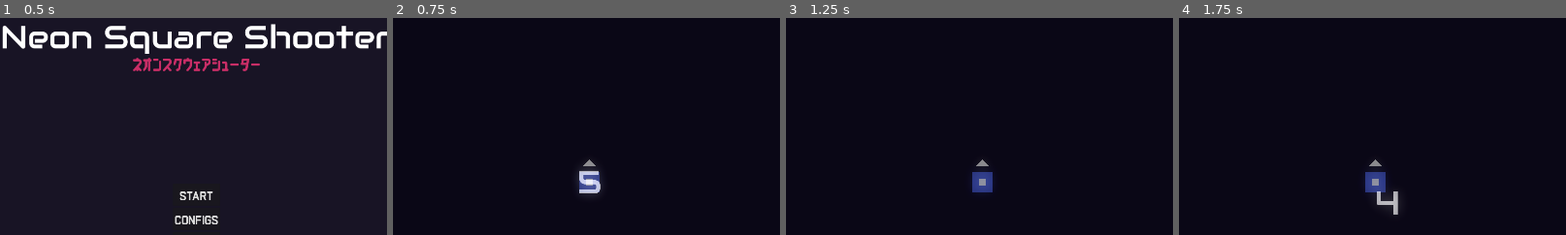
Above: before the commit, frames 1-4 (left to right).
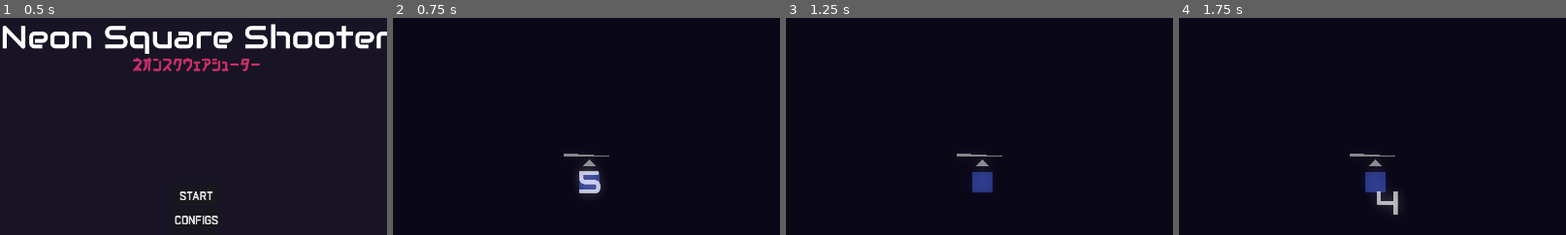
Above: after the commit, the same moments.

Repository: matheusmondenez/my-first-platform-game
Game: Godot game, scene res://wave_shooter/ui/main_menu.tscn
Two runs of this game, one before a commit and one after it. Both use one fixed random seed, a clock stepped at 60 frames per second and the inputs below.
Inputs (mouse positions are % of the whole screen's width and height, from its top left):
- Up to frame 1 (0.5 s): no input
- Up to frame 2 (0.75 s): click "START" at 0.5 s
- Up to frame 3 (1.25 s): no input
- Up to frame 4 (1.75 s): tap Enter at 1.25 s; move the mouse to (72, 45) at 1.27 s; press the mouse at (72, 45) at 1.28 s; hold D (right) from 1.28 s (still down); tap W (up) at 1.52, 1.55 s
The pictures show only the part of the screen within x 25-75%, y 12-62%; the shares and areas given below are measured in that part.

Frame 1 is identical in both runs. In frame 2, 0.2% of the frame differs, in the area x 44-56%, y 62-78%; in frame 3, 0.2%; in frame 4, 0.2%.

Commit message:
creates slash power

Diff:
--- a/wave_shooter/entities/player/player.tscn
+++ b/wave_shooter/entities/player/player.tscn
@@ -6,6 +6,7 @@
 [ext_resource type="PackedScene" uid="uid://w7tys8q5tlwc" path="res://wave_shooter/fx/trail.tscn" id="3_nie46"]
 [ext_resource type="PackedScene" uid="uid://cjdg35cmqwkjj" path="res://wave_shooter/entities/player/muzzle.tscn" id="4_atk27"]
 [ext_resource type="Shader" path="res://wave_shooter/shaders/glitch.gdshader" id="5_iwlhq"]
+[ext_resource type="PackedScene" uid="uid://c53ewfmhm6ic0" path="res://wave_shooter/entities/power_ups/slash.tscn" id="7_snghd"]
 
 [sub_resource type="RectangleShape2D" id="RectangleShape2D_82fus"]
 size = Vector2(48, 48)
@@ -111,6 +112,7 @@
 one_shot = true
 
 [node name="PixelOrb" type="Sprite2D" parent="."]
+visible = false
 
 [node name="Polygon" type="Polygon2D" parent="PixelOrb"]
 polygon = PackedVector2Array(-8, -8, -8, 8, 8, 8, 8, -8)
@@ -127,6 +129,8 @@
 [node name="Shape" type="CollisionShape2D" parent="PixelOrb/ShotArea"]
 shape = SubResource("CircleShape2D_go6hn")
 
+[node name="Slash" parent="." instance=ExtResource("7_snghd")]
+
 [connection signal="body_entered" from="Hurtbox" to="." method="_on_hurtbox_body_entered"]
 [connection signal="area_entered" from="Collector" to="." method="_on_collector_area_entered"]
 [connection signal="timeout" from="ShotInterval" to="." method="_on_shot_interval_timeout"]
--- /dev/null
+++ b/wave_shooter/entities/power_ups/slash.gd
@@ -0,0 +1,23 @@
+extends Sprite2D
+
+@export var props: BaseSkill
+
+@onready var area: Area2D = $Area
+@onready var shape: CollisionShape2D = $Area/Shape
+@onready var interval: Timer = $Interval
+@onready var active_timer: Timer = $ActiveTimer
+
+func _ready() -> void:
+	activate()
+
+func activate() -> void:
+	shape.disabled = true
+	interval.start()
+
+func _on_interval_timeout() -> void:
+	shape.disabled = false
+	active_timer.start()
+
+func _on_active_timer_timeout() -> void:
+	shape.disabled = true
+	interval.start()
--- /dev/null
+++ b/wave_shooter/entities/power_ups/slash.tscn
@@ -0,0 +1,41 @@
+[gd_scene load_steps=5 format=3 uid="uid://c53ewfmhm6ic0"]
+
+[ext_resource type="Script" path="res://wave_shooter/entities/power_ups/slash.gd" id="1_q5kff"]
+[ext_resource type="Script" path="res://wave_shooter/resoures/skills/base_skill.gd" id="2_qvi82"]
+
+[sub_resource type="Resource" id="Resource_7eupo"]
+script = ExtResource("2_qvi82")
+name = "Slash"
+type = "Attack"
+power = 1
+cooldown = 0.0
+is_cooling = false
+
+[sub_resource type="RectangleShape2D" id="RectangleShape2D_dgfyb"]
+size = Vector2(144, 34)
+
+[node name="Slash" type="Sprite2D"]
+script = ExtResource("1_q5kff")
+props = SubResource("Resource_7eupo")
+
+[node name="Polygon" type="Polygon2D" parent="."]
+polygon = PackedVector2Array(-64, -64, 64, -64, -64, -72)
+
+[node name="Area" type="Area2D" parent="." groups=["skill"]]
+collision_layer = 16
+collision_mask = 2
+
+[node name="Shape" type="CollisionShape2D" parent="Area"]
+position = Vector2(0, -71)
+shape = SubResource("RectangleShape2D_dgfyb")
+
+[node name="Interval" type="Timer" parent="."]
+wait_time = 2.0
+one_shot = true
+
+[node name="ActiveTimer" type="Timer" parent="."]
+wait_time = 0.2
+one_shot = true
+
+[connection signal="timeout" from="Interval" to="." method="_on_interval_timeout"]
+[connection signal="timeout" from="ActiveTimer" to="." method="_on_active_timer_timeout"]
Not shown: 1 places in wave_shooter/entities/player/player.tscn that only renumber resources
